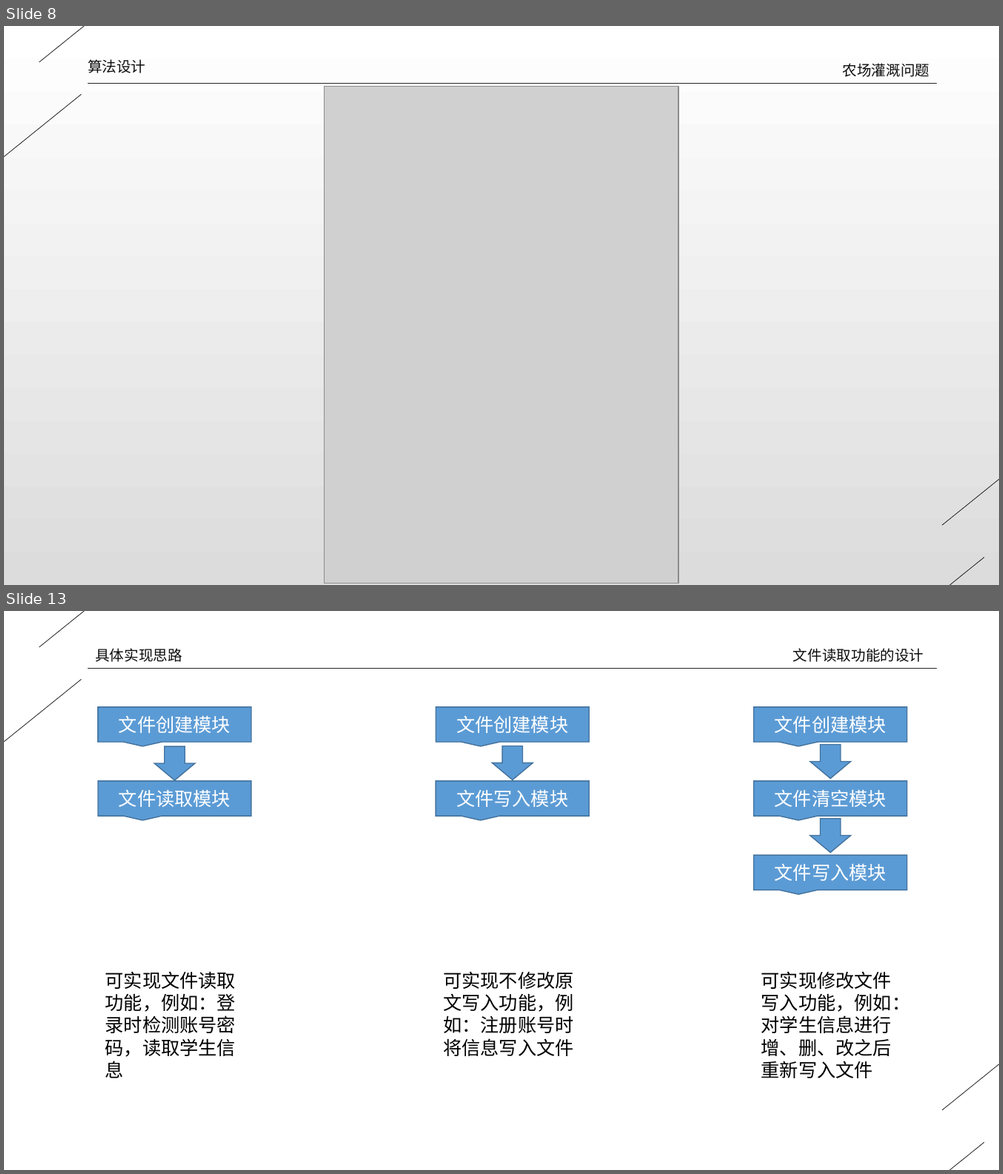
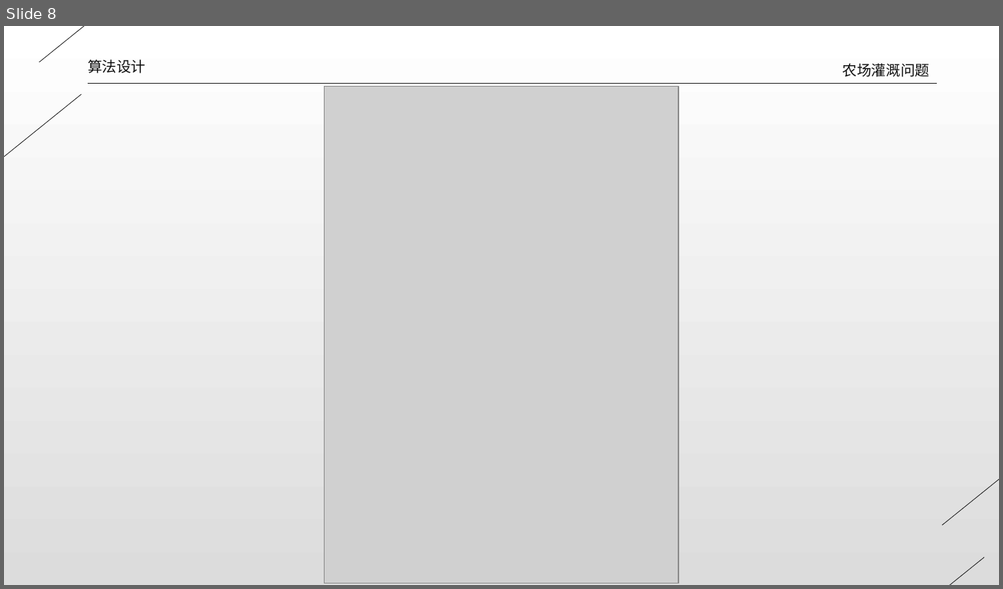
Before and after one commit to dlct-wzx/algorithmic-practice, a slide deck: 答辩ppt.pptx. Shown one above the other, each under a label of ours: slides 8 and 13 before the commit, slide 8 after it; the slides between them are not shown. The pictures are 1003x1174 and 1003x589 pixels, drawn with LibreOffice and Linux fonts; fonts in the diff are those of the drawing; grey boxes stand for pictures. Boxes give left, top, right and bottom in pixels: in the first picture for what was removed or moved away, otherwise in the second. Text is boxed around its words. In the diff, an @@ line names an element or a change of style, - is before the commit and + after.

```diff
--- a/答辩ppt.pptx
+++ b/答辩ppt.pptx
@@ slide 13 removed at bbox=[4, 611, 999, 1170], background #FFFFFF @@
@@ line removed from (238, 611) to (39, 647) @@
@@ text removed at bbox=[95, 648, 182, 662] @@
-具体实现思路
@@ text removed at bbox=[793, 648, 924, 662] @@
-文件读取功能的设计
@@ line removed from (88, 668) to (936, 668) @@
@@ line removed from (82, 680) to (4, 840) @@
@@ speech box removed at bbox=[98, 707, 251, 742] @@
-文件创建模块
@@ speech box removed at bbox=[436, 707, 589, 742] @@
-文件创建模块
@@ speech box removed at bbox=[754, 707, 907, 742] @@
-文件创建模块
@@ down arrow removed at bbox=[154, 747, 194, 781] @@
@@ down arrow removed at bbox=[492, 746, 532, 780] @@
@@ down arrow removed at bbox=[810, 744, 850, 779] @@
@@ speech box removed at bbox=[98, 781, 251, 816] @@
-文件读取模块
@@ speech box removed at bbox=[436, 781, 589, 816] @@
-文件写入模块
@@ speech box removed at bbox=[754, 781, 907, 816] @@
-文件清空模块
@@ down arrow removed at bbox=[810, 818, 850, 853] @@
@@ speech box removed at bbox=[754, 855, 907, 890] @@
-文件写入模块
@@ line removed from (999, 951) to (942, 1111) @@
@@ text removed at bbox=[105, 971, 236, 1079] @@
-可实现文件读取功能，例如：登录时检测账号密码，读取学生信息
@@ text removed at bbox=[443, 971, 573, 1056] @@
-可实现不修改原文写入功能，例如：注册账号时将信息写入文件
@@ text removed at bbox=[761, 971, 910, 1079] @@
-可实现修改文件写入功能，例如：对学生信息进行增、删、改之后重新写入文件
@@ line removed from (984, 1143) to (786, 1170) @@
```
Also in this commit, not shown: 6 slides changed, 7 slides added, 4 other slides removed, 10 other files.
